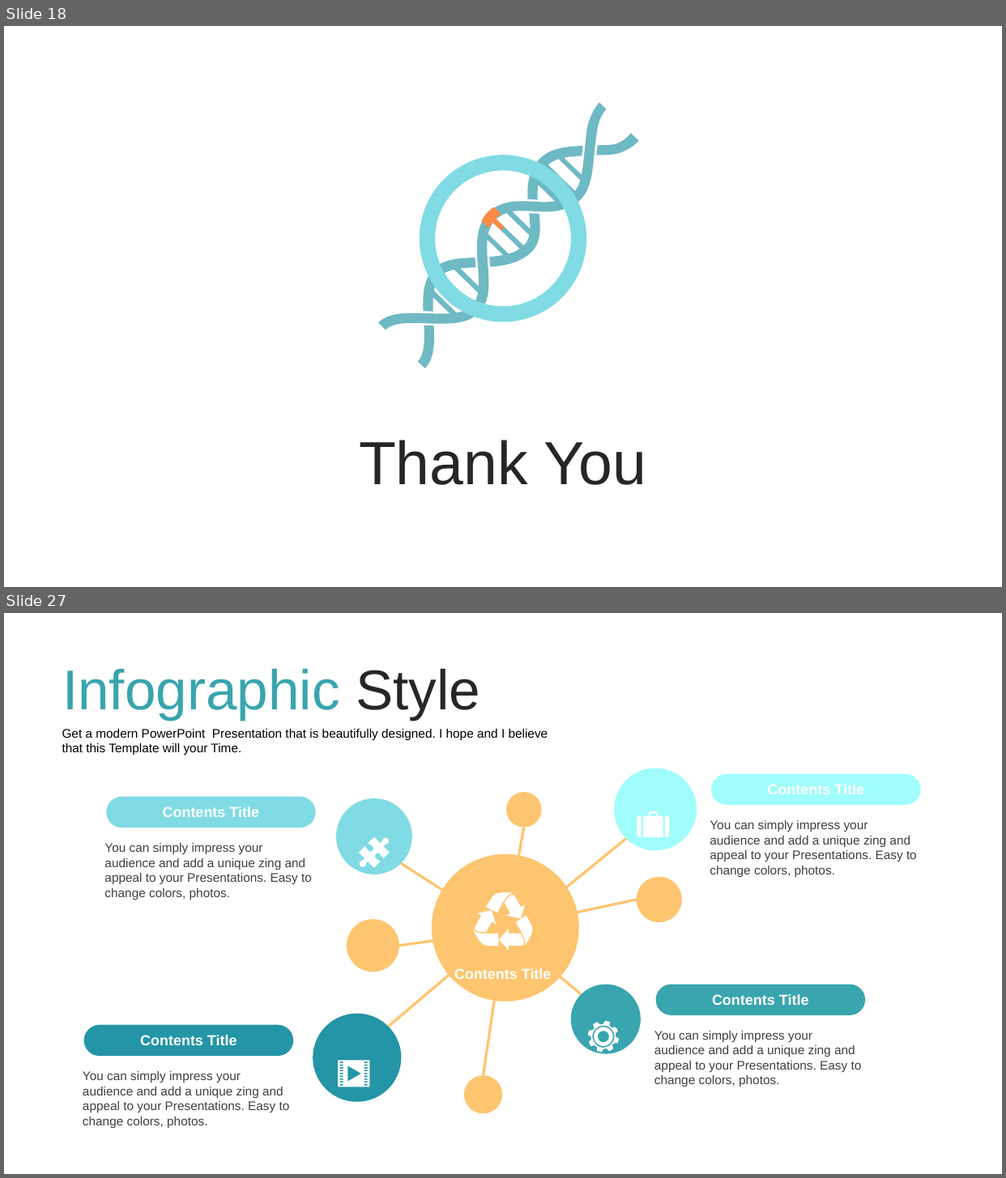
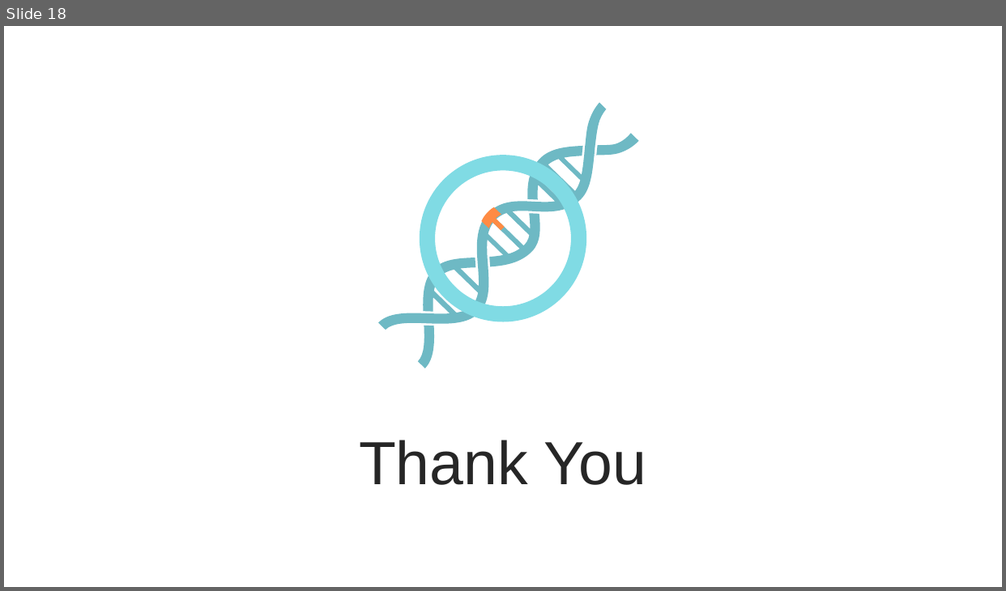
Before and after one commit to jokesire/CSCI4314_FinalProject, a slide deck: Presentation1.pptx. Shown one above the other, each under a label of ours: slides 18 and 27 before the commit, slide 18 after it; the slides between them are not shown. The pictures are 1006x1178 and 1006x591 pixels, drawn with LibreOffice and Linux fonts; fonts in the diff are those of the drawing. Boxes give left, top, right and bottom in pixels: in the first picture for what was removed or moved away, otherwise in the second. Text is boxed around its words. In the diff, an @@ line names an element or a change of style, - is before the commit and + after.

Commit message:
presentation update

```diff
--- a/Presentation1.pptx
+++ b/Presentation1.pptx
@@ slide 27 removed at [4,613,1002,1174], background #FFFFFF @@
@@ text removed at [62,668,480,720] @@
-Infographic Style
@@ text removed at [62,729,548,755] @@
-Get a modern PowerPoint Presentation that is beautifully designed. I hope and I believe that this Template will your Time.
@@ rounded rectangle removed at [711,774,921,806] @@
@@ rounded rectangle removed at [107,796,316,828] @@
@@ text removed at [163,807,259,817] @@
-Contents Title
@@ group removed at [313,768,697,1114]: 9 ellipses, 8 lines @@
@@ freeform shape removed at [353,831,396,874] @@
@@ freeform shape removed at [637,811,670,837] @@
@@ text removed at [710,820,917,877] @@
-You can simply impress your audience and add a unique zing and appeal to your Presentations. Easy to change colors, photos.
@@ text removed at [104,843,312,900] @@
-You can simply impress your audience and add a unique zing and appeal to your Presentations. Easy to change colors, photos.
@@ freeform shape removed at [473,893,533,951] @@
@@ text removed at [454,969,552,983] @@
-Contents Title
@@ rounded rectangle removed at [656,984,866,1016] @@
@@ text removed at [712,995,809,1005] @@
-Contents Title
@@ rounded rectangle removed at [84,1025,294,1057] @@
@@ freeform shape removed at [588,1021,620,1053] @@
@@ text removed at [140,1035,237,1046] @@
-Contents Title
@@ text removed at [654,1031,862,1087] @@
-You can simply impress your audience and add a unique zing and appeal to your Presentations. Easy to change colors, photos.
@@ text removed at [83,1071,290,1128] @@
-You can simply impress your audience and add a unique zing and appeal to your Presentations. Easy to change colors, photos.
@@ freeform shape removed at [338,1061,370,1088] @@
```
Also in this commit, not shown: 10 other slides removed, 2 other files.
